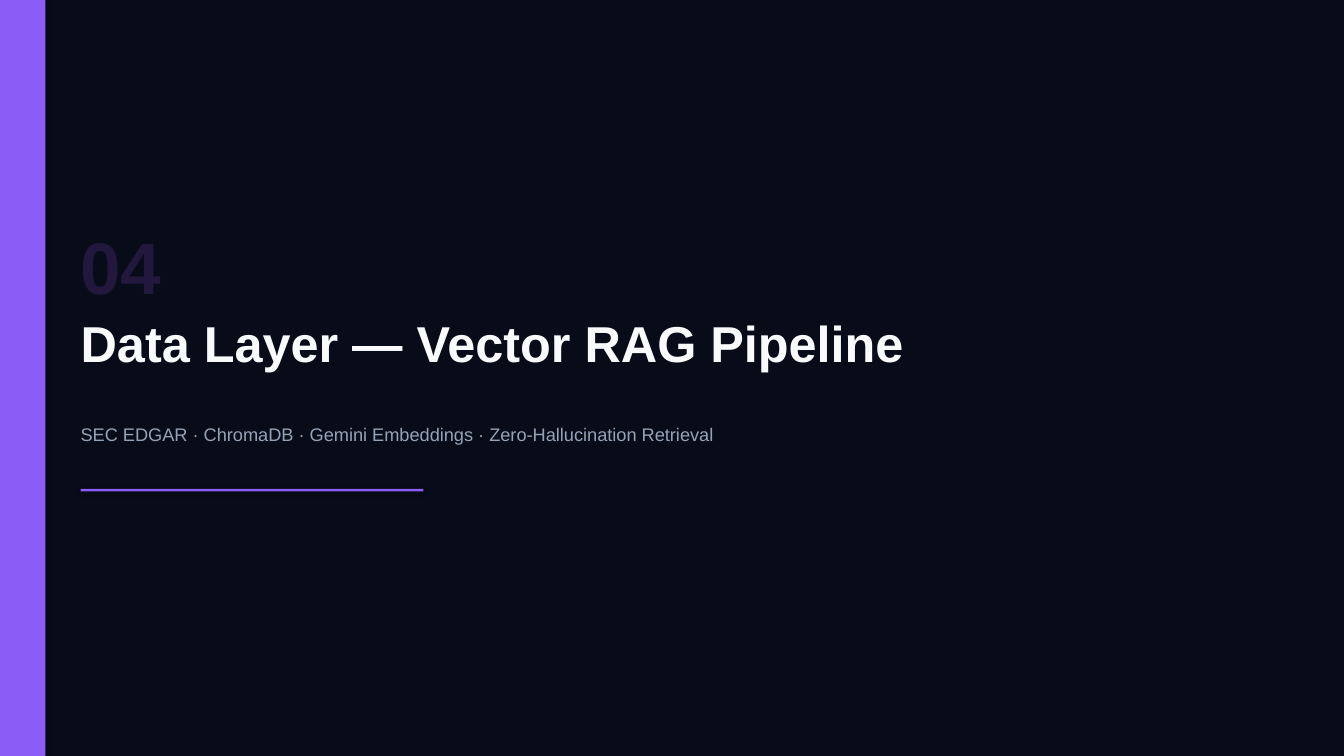
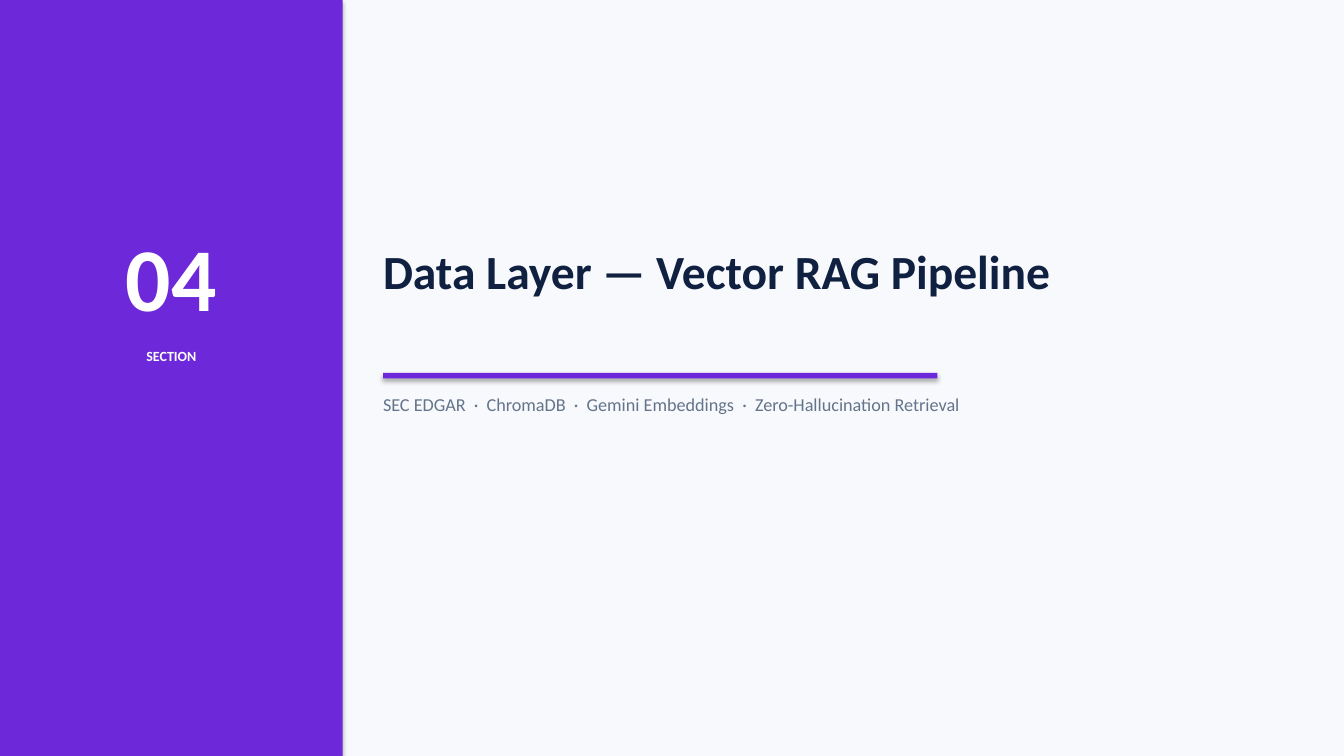
Before and after one commit to SagarTrimukhe/ai-investment-research-assistant, a slide deck: slide 11 of CAPSTONE_PROJECT_PRESENTATION.pptx. Drawn at 1344x756 pixels with LibreOffice and Linux fonts; fonts in the diff are those of the drawing. Boxes give left, top, right and bottom in pixels: in the first picture for what was removed or moved away, otherwise in the second. Text is boxed around its words. In the diff, an @@ line names an element or a change of style, - is before the commit and + after.

Commit message:
design: retheme to professional light mode — white canvas, navy headings, clean corporate accents

```diff
--- a/CAPSTONE_PROJECT_PRESENTATION.pptx
+++ b/CAPSTONE_PROJECT_PRESENTATION.pptx
@@ rectangle at (0,0,1344,756): fill #080C18 to #F7F9FC @@
@@ rectangle: place and size @@
-rectangle at (0,0,45,756)
+rectangle at (0,0,343,756)
@@ rectangle at (0,0,343,756): fill #8B5CF6 to #6D28D9 @@
@@ text added at (126,252,217,312), 64 pt, text #FFFFFF, bold @@
+04
@@ text "Data Layer — Vector RAG ...": place and size @@
-text "Data Layer — Vector RAG ..." at (81,325,903,372)
+text "Data Layer — Vector RAG ..." at (383,255,1050,297)
@@ text "Data Layer — Vector RAG ..." at (383,255,1050,297): size 36 to 34 pt, font Arial to Calibri, text colour #F8FAFC to #0F2040 @@
@@ text added at (146,352,196,361), 10 pt, text #FFFFFF, bold @@
+SECTION
@@ rectangle at (383,373,938,379): fill #8B5CF6 to #6D28D9 @@
@@ rectangle: place and size @@
-rectangle at (81,489,423,492)
+rectangle at (383,373,938,379)
@@ text "SEC EDGAR · ChromaDB · ...": place and size @@
-text "SEC EDGAR · ChromaDB · ..." at (81,428,714,445)
+text "SEC EDGAR · ChromaDB · ..." at (383,398,960,414)
@@ text "SEC EDGAR · ChromaDB · ..." at (383,398,960,414): font Arial to Calibri, text colour #94A3B8 to #64748B @@
```
Also in this commit, not shown: 17 other slides changed.
